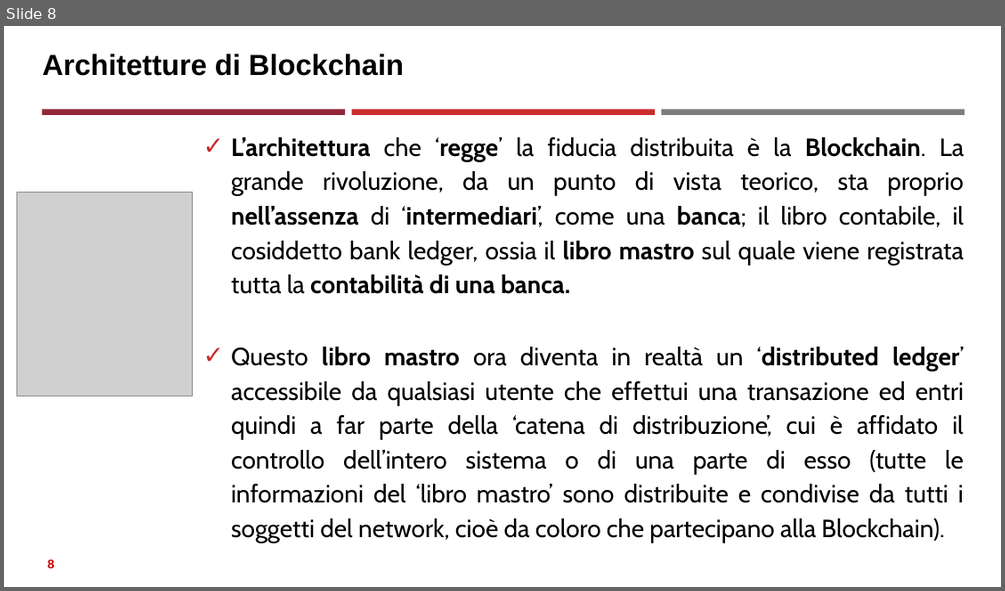
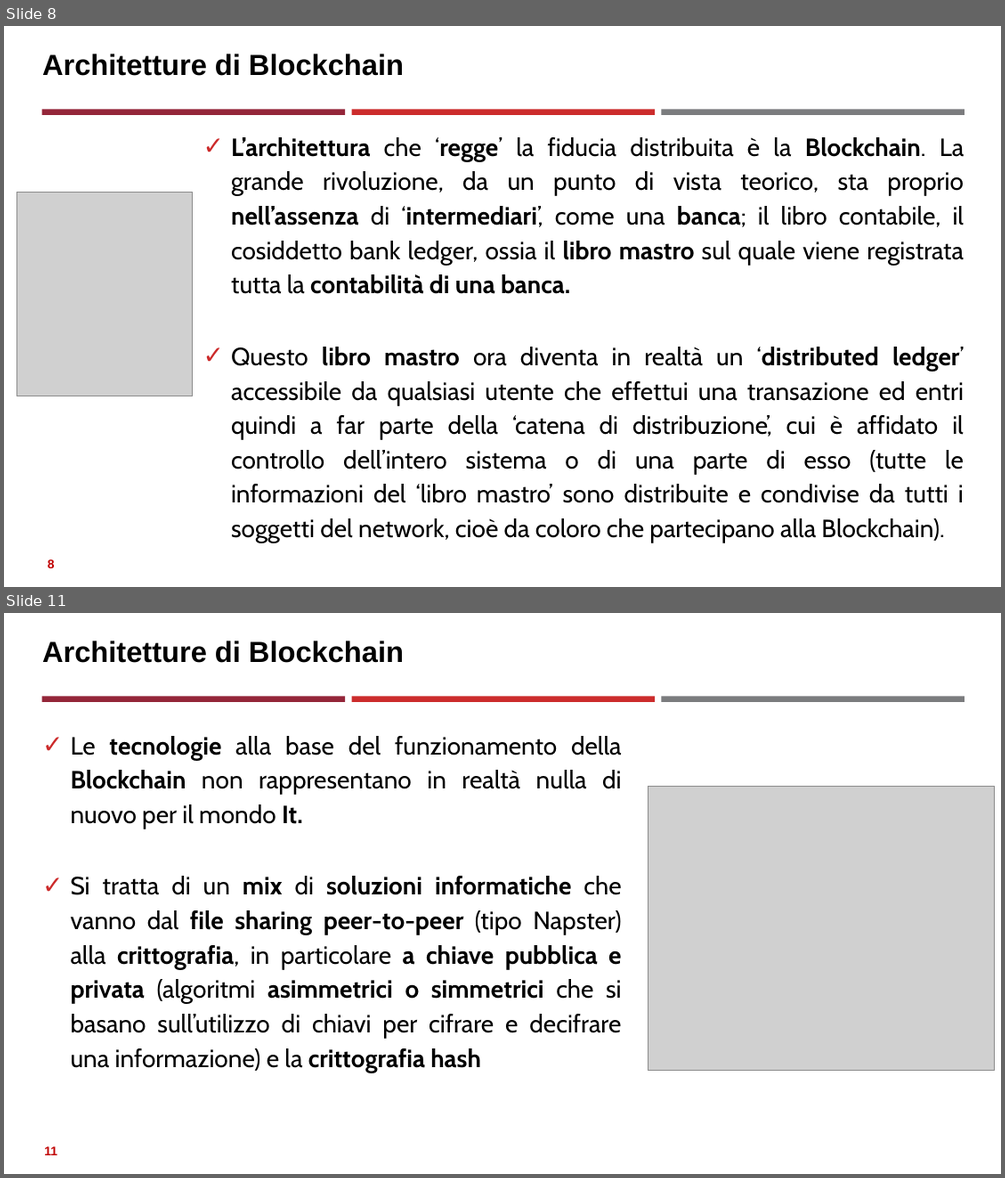
Before and after one commit to neural1977/data_science_interview_material, a slide deck: Assicurazioni/Distributed Ledger Technology_ita.pptx. Shown one above the other, each under a label of ours: slide 8 before the commit, slides 8 and 11 after it; the slides between them are not shown. The pictures are 1005x591 and 1005x1178 pixels, drawn with LibreOffice and Linux fonts; fonts in the diff are those of the drawing; grey boxes stand for pictures. Boxes give left, top, right and bottom in pixels: in the first picture for what was removed or moved away, otherwise in the second. Text is boxed around its words. In the diff, an @@ line names an element or a change of style, - is before the commit and + after.

```diff
--- a/Assicurazioni/Distributed Ledger Technology_ita.pptx
+++ b/Assicurazioni/Distributed Ledger Technology_ita.pptx
@@ slide 11 added at [4,613,1001,1174], background #FFFFFF; not listed: 3 template elements that a slide beside it also shows @@
@@ title added at [42,641,404,663], 28 pt, text #000000, bold @@
+Architetture di Blockchain
@@ text added at [71,736,622,1072], 24 pt, text #000000 @@
+✓ Le tecnologie alla base del funzionamento della Blockchain non rappresentano in realtà nulla di nuovo per il mondo It.
+✓ Si tratta di un mix di soluzioni informatiche che vanno dal file sharing peer-to-peer (tipo Napster) alla crittografia, in particolare a chiave pubblica e privata (algoritmi asimmetrici o simmetrici che si basano sull’utilizzo di chiavi per cifrare e decifrare una informazione) e la crittografia hash
@@ picture added at [647,787,995,1070] @@
@@ page number added at [44,1146,57,1155], 12 pt, text #C00000, bold @@
+11
```
Also in this commit, not shown: 3 slides changed, 9 other slides added.
